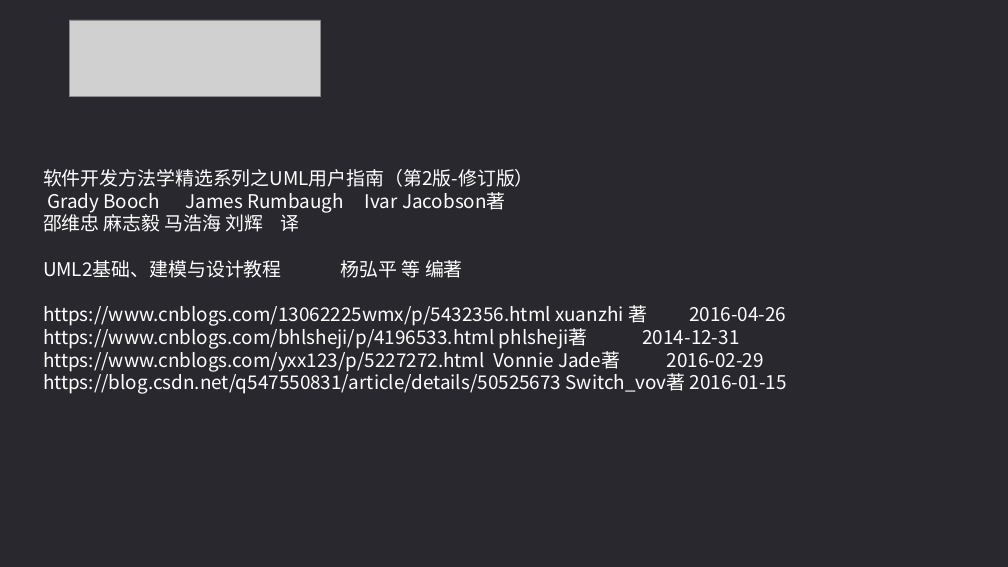
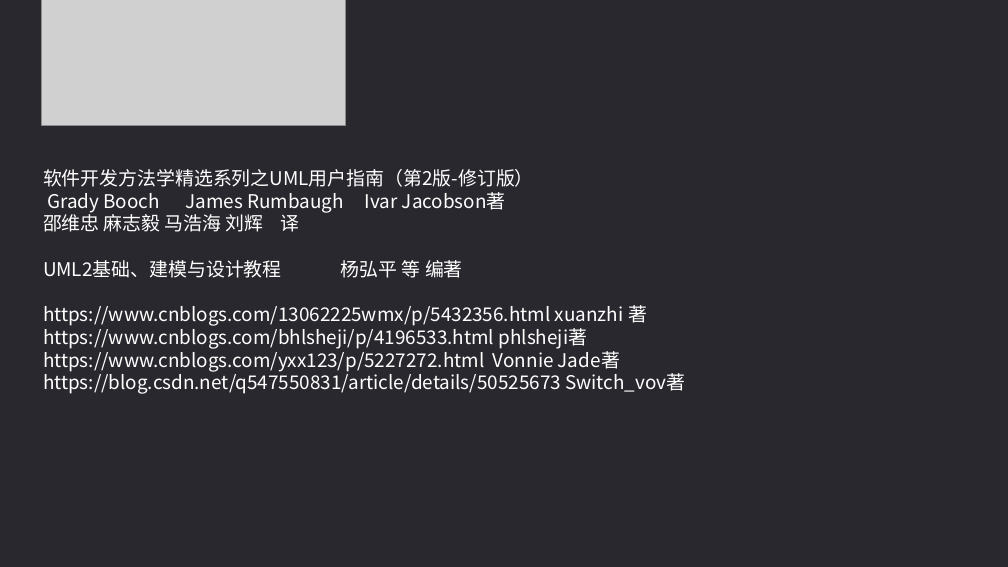
Before and after one commit to PRD2018-G09/Educational-Website, a slide deck: slide 39 of 受控文档/翻转课堂PPT/PRD2018-G09-翻转课堂PPT 各类图介绍.ppt. Drawn at 1008x567 pixels with LibreOffice and Linux fonts; fonts in the diff are those of the drawing; grey boxes stand for pictures. Boxes give left, top, right and bottom in pixels: in the first picture for what was removed or moved away, otherwise in the second. Text is boxed around its words. In the diff, an @@ line names an element or a change of style, - is before the commit and + after.

```diff
--- a/受控文档/翻转课堂PPT/PRD2018-G09-翻转课堂PPT 各类图介绍.ppt
+++ b/受控文档/翻转课堂PPT/PRD2018-G09-翻转课堂PPT 各类图介绍.ppt
@@ picture: place and size @@
-picture at bbox=[70, 20, 320, 96]
+picture at bbox=[42, 0, 345, 125]
@@ text at bbox=[43, 305, 685, 394]: text changed @@
-https://www.cnblogs.com/13062225wmx/p/5432356.html xuanzhi 著 2016-04-26
-https://www.cnblogs.com/bhlsheji/p/4196533.html phlsheji著 2014-12-31
-https://www.cnblogs.com/yxx123/p/5227272.html Vonnie Jade著 2016-02-29
-https://blog.csdn.net/q547550831/article/details/50525673 Switch_vov著 2016-01-15
+https://www.cnblogs.com/13062225wmx/p/5432356.html xuanzhi 著
+https://www.cnblogs.com/bhlsheji/p/4196533.html phlsheji著
+https://www.cnblogs.com/yxx123/p/5227272.html Vonnie Jade著
+https://blog.csdn.net/q547550831/article/details/50525673 Switch_vov著
```
Also in this commit, not shown: 6 other slides changed.
